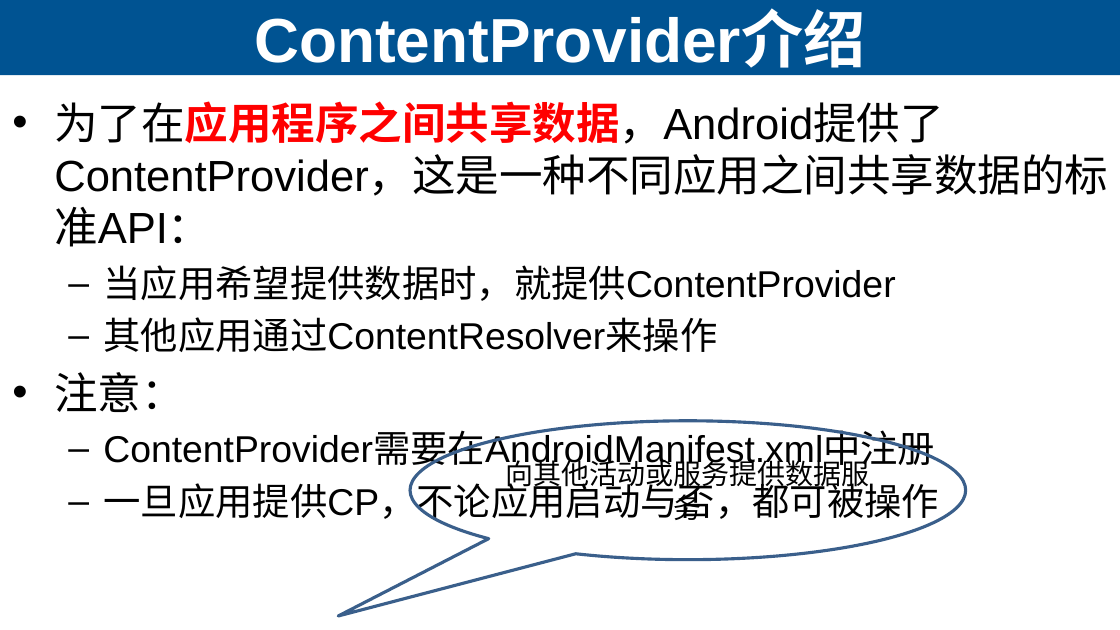
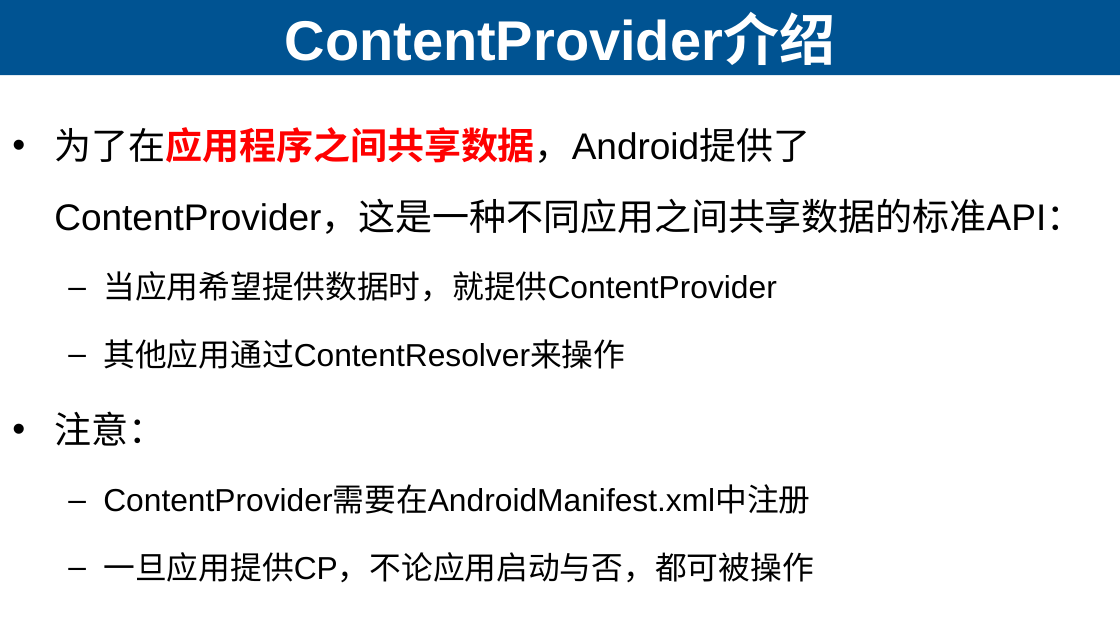
Before and after one commit to lihuanzhen2016/app-test-2019, a slide deck: slide 42 of ppt/07 Android App的开发-四大组件.pptx (slide 26 before the commit). Drawn at 1120x630 pixels with LibreOffice and Linux fonts; fonts in the diff are those of the drawing. Boxes give left, top, right and bottom in pixels: in the first picture for what was removed or moved away, otherwise in the second. Text is boxed around its words. In the diff, an @@ line names an element or a change of style, - is before the commit and + after.

```diff
--- a/ppt/07 Android App的开发-四大组件.pptx
+++ b/ppt/07 Android App的开发-四大组件.pptx
@@ title "ContentProvider介绍" at <box>285,15,836,65</box>: size 40 to 36 pt @@
@@ text "为了在应用程序之间共享数据，Android提供了ContentProvider，这是一种不同应用之间共享数据的标准API ..." at <box>54,127,1083,582</box>: size 28 to 23.8 pt in "为了在应用程序之间共享数据，Android提供了ContentProvider，这是一种不同应用之间共享数据的标准API ...", "注意："; size 24 to 20.4 pt in "当应用希望提供数据时，就提供ContentProvider", "其他应用通过ContentResolver来操作", "ContentProvider需要在AndroidManifest.xml中注册", "一旦应用提供CP，不论应用启动与否，都可被操作"; line spacing 1 to 1.6 @@
@@ speech bubble removed at <box>410,421,965,560</box> @@
-向其他活动或服务提供数据服务
```
Also in this commit, not shown: 18 other slides changed, 26 slides added, 7 slides removed, 1 other file.
